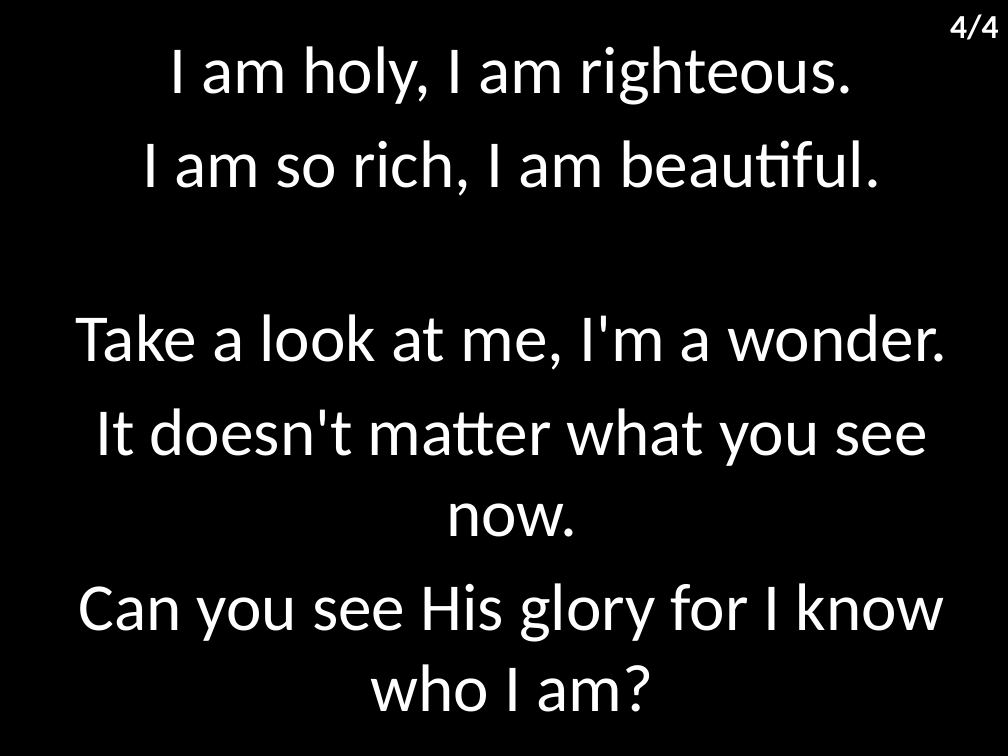
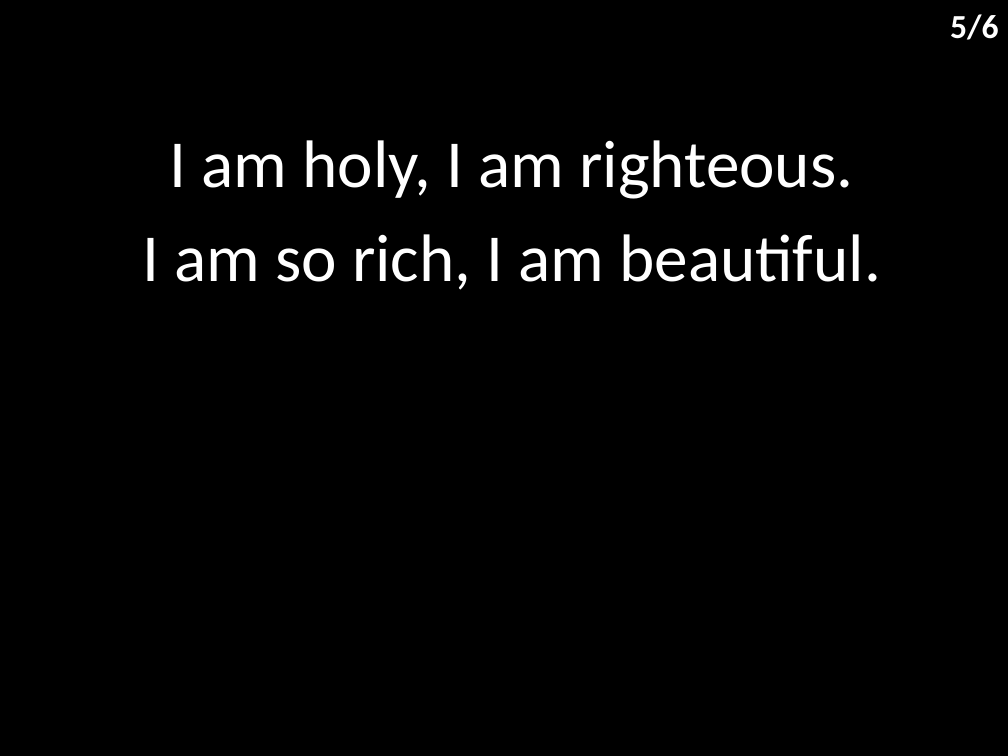
Before and after one commit to hoo-are-ya/worship, a slide deck: slide 16 of docs/songs_13-02-2022.pptx. Drawn at 1008x756 pixels with LibreOffice and Linux fonts; fonts in the diff are those of the drawing. Boxes give left, top, right and bottom in pixels: in the first picture for what was removed or moved away, otherwise in the second. Text is boxed around its words. In the diff, an @@ line names an element or a change of style, - is before the commit and + after.

```diff
--- a/docs/songs_13-02-2022.pptx
+++ b/docs/songs_13-02-2022.pptx
@@ text at (950, 14, 998, 40): text changed @@
-4/4
+5/6
@@ subtitle at (75, 314, 947, 712): paragraphs removed @@
-Take a look at me, I'm a wonder.
-It doesn't matter what you see now.
-Can you see His glory for I know who I am?
```
Also in this commit, not shown: 4 other slides changed, 1 slide added, 1 other file.
